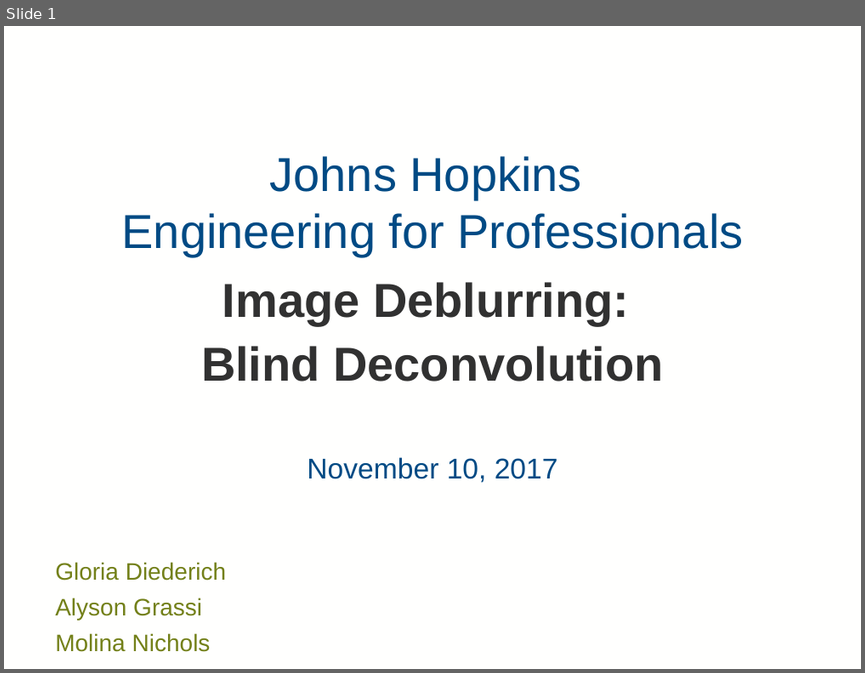
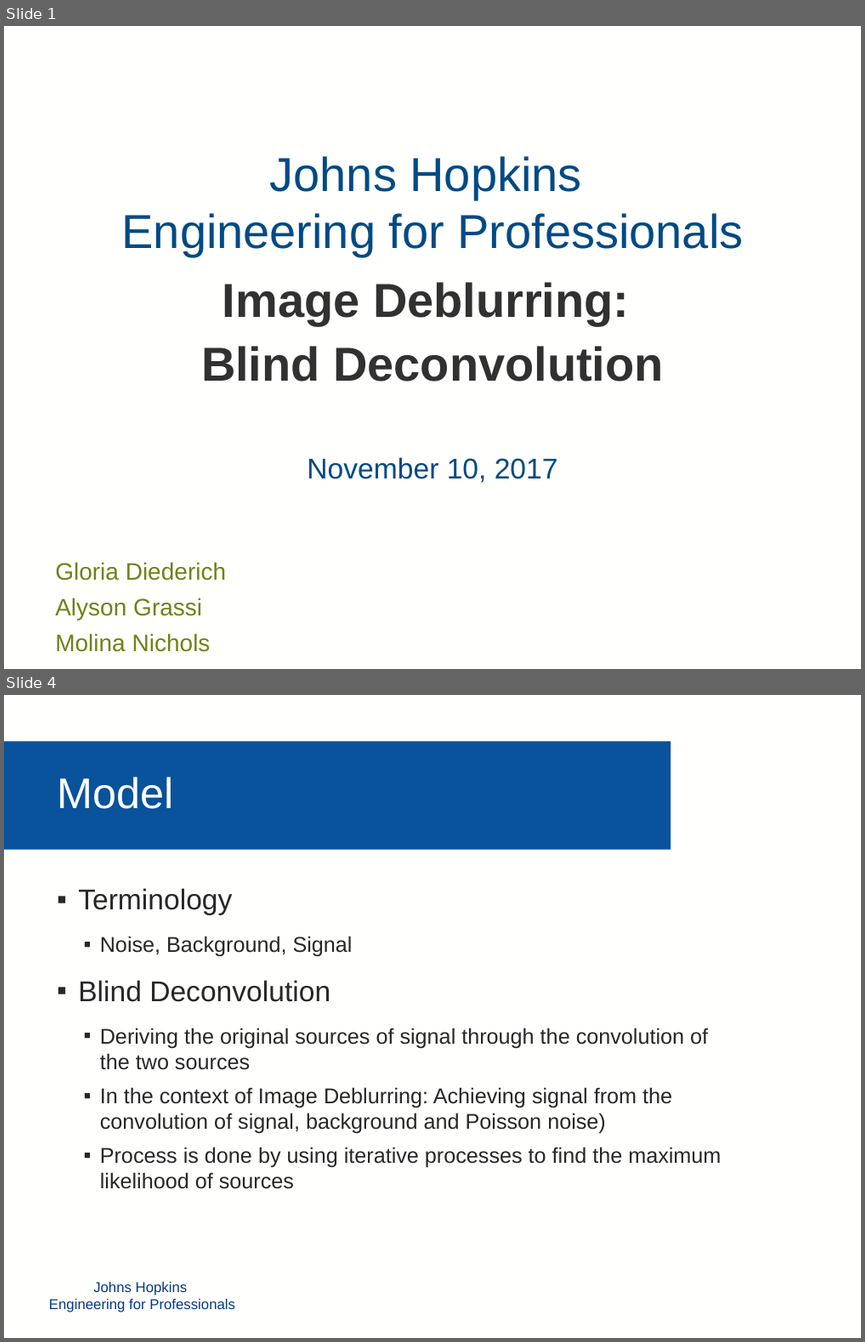
Before and after one commit to mollyn/matrixTheoryProject, a slide deck: Diederich_Grassi_Nichols_PPT.pptx. Shown one above the other, each under a label of ours: slide 1 before the commit, slides 1 and 4 after it; the slides between them are not shown. The pictures are 865x673 and 865x1342 pixels, drawn with LibreOffice and Linux fonts; fonts in the diff are those of the drawing; background and template pictures are left out. Boxes give left, top, right and bottom in pixels: in the first picture for what was removed or moved away, otherwise in the second. Text is boxed around its words. In the diff, an @@ line names an element or a change of style, - is before the commit and + after.

Commit message:
changes to ppt
changes to ppt

```diff
--- a/Diederich_Grassi_Nichols_PPT.pptx
+++ b/Diederich_Grassi_Nichols_PPT.pptx
@@ slide 4 added at (4,695,861,1338), background #FFFFFE @@
@@ rectangle added at (4,741,670,849), fill #09529C @@
@@ text added at (57,777,173,809), 36 pt, text #FFFFFE @@
+Model
@@ text added at (78,888,721,1189), 18 pt, text #272727 @@
+▪ Terminology
+  ▪ Noise, Background, Signal
+▪ Blind Deconvolution
+  ▪ Deriving the original sources of signal through the convolution of the two sources
+  ▪ In the context of Image Deblurring: Achieving signal from the convolution of signal, background and Poisson noise)
+  ▪ Process is done by using iterative processes to find the maximum likelihood of sources
@@ text added at (49,1281,235,1312), 12 pt, text #053886 @@
+Johns Hopkins
+Engineering for Professionals
```
Also in this commit, not shown: 5 other slides added, 5 slides removed.
